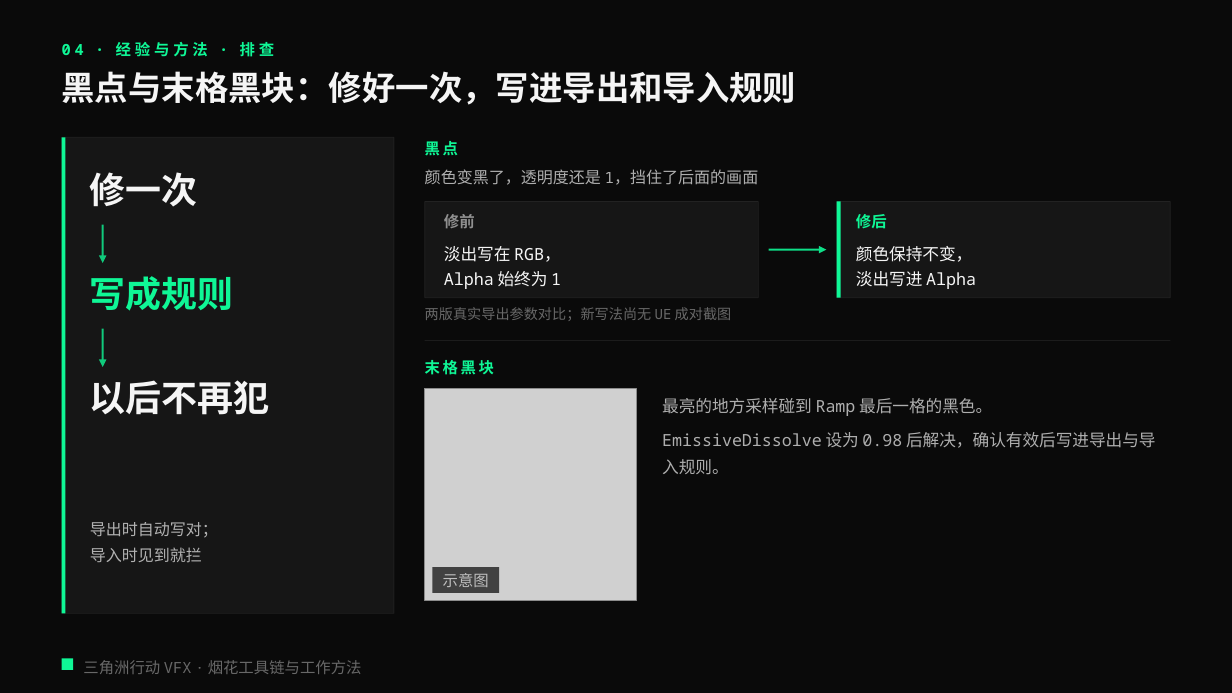
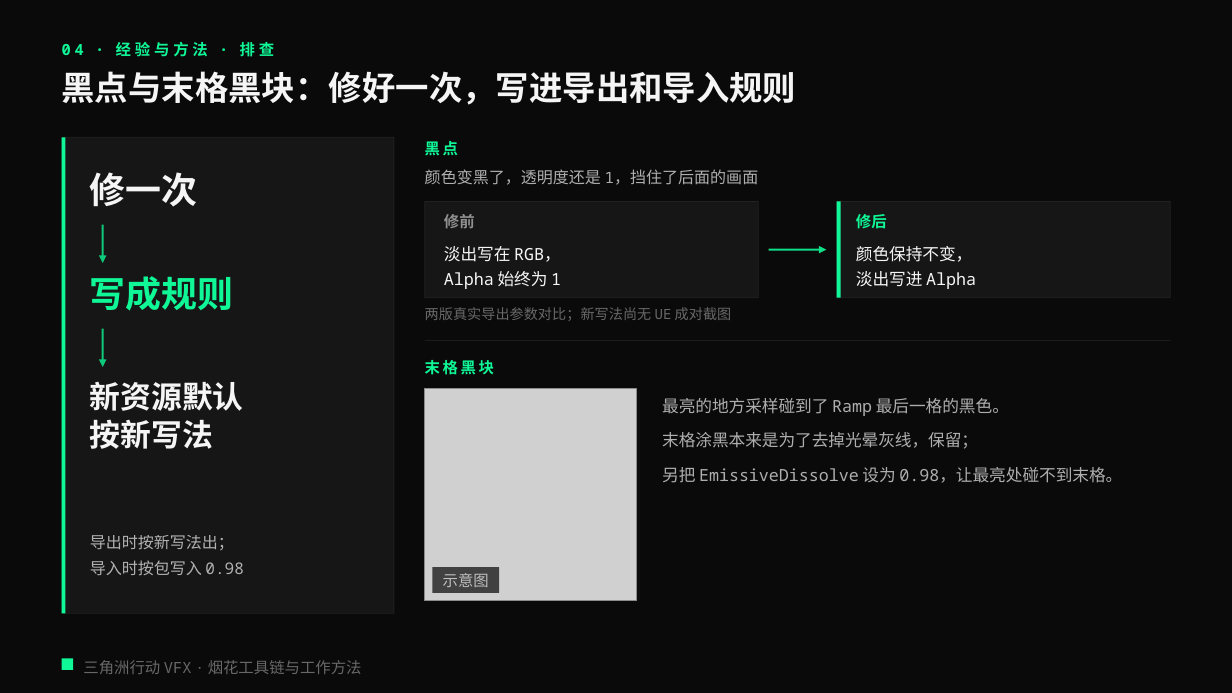
Before and after one commit to loccmaiii-lang/FireWorksLab, a slide deck: slide 21 of 协作/提示词/分享PPT交接_2026-10-29/第三版交付/烟花秀AI全流程_第三版.pptx. Drawn at 1232x693 pixels with LibreOffice and Linux fonts; fonts in the diff are those of the drawing; grey boxes stand for pictures. Boxes give left, top, right and bottom in pixels: in the first picture for what was removed or moved away, otherwise in the second. Text is boxed around its words. In the diff, an @@ line names an element or a change of style, - is before the commit and + after.

```diff
--- a/协作/提示词/分享PPT交接_2026-10-29/第三版交付/烟花秀AI全流程_第三版.pptx
+++ b/协作/提示词/分享PPT交接_2026-10-29/第三版交付/烟花秀AI全流程_第三版.pptx
@@ text at box(90, 382, 244, 449): text changed; size 28 to 24 pt @@
-以后不再犯
+新资源默认
+按新写法
@@ text at box(662, 398, 1122, 483): text changed @@
-最亮的地方采样碰到 Ramp 最后一格的黑色。
-EmissiveDissolve 设为 0.98 后解决，确认有效后写进导出与导入规则。
+最亮的地方采样碰到了 Ramp 最后一格的黑色。
+末格涂黑本来是为了去掉光晕灰线，保留；
+另把 EmissiveDissolve 设为 0.98，让最亮处碰不到末格。
@@ text at box(90, 535, 243, 576): text changed @@
-导出时自动写对；
-导入时见到就拦
+导出时按新写法出；
+导入时按包写入 0.98
```
Also in this commit, not shown: 22 other slides changed, 14 other files.
